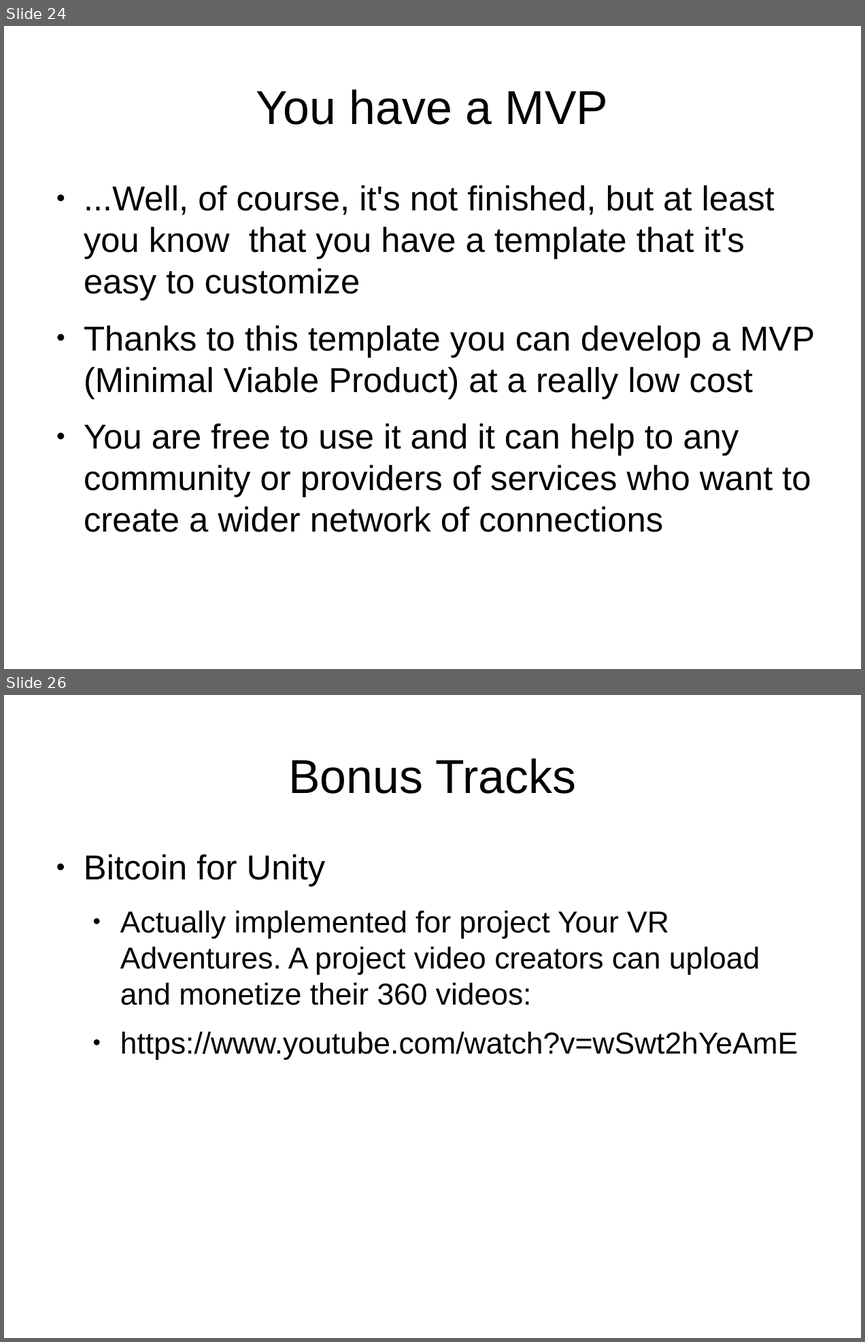
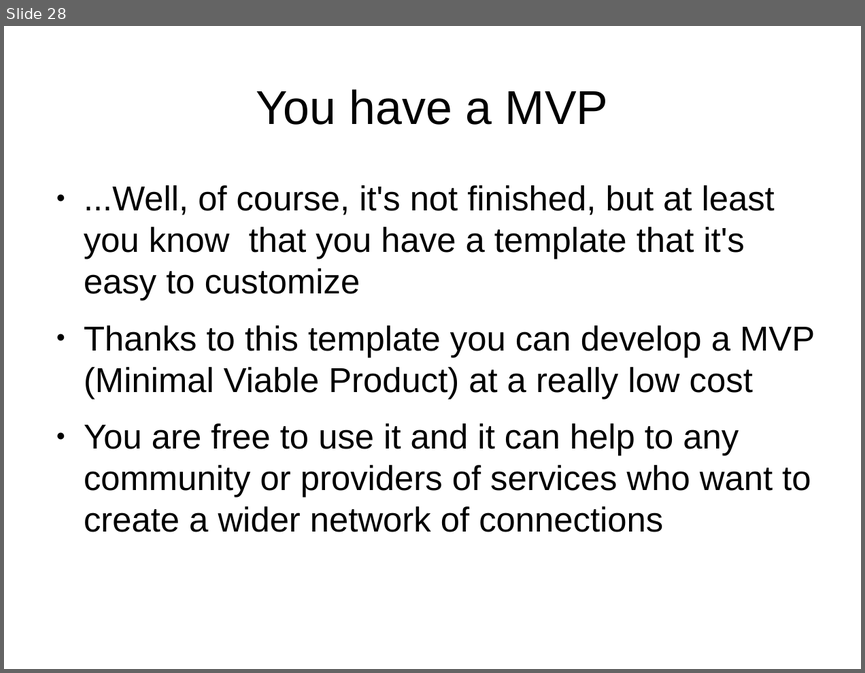
Before and after one commit to EstebanGameDevelopment/YourSharingEconomyApp, a slide deck: TUTORIAL.odp. Shown one above the other, each under a label of ours: slides 24 and 26 before the commit, slide 28 after it; the slides between them are not shown. The pictures are 865x1342 and 865x673 pixels, drawn with LibreOffice and Linux fonts; fonts in the diff are those of the drawing. Boxes give left, top, right and bottom in pixels: in the first picture for what was removed or moved away, otherwise in the second. Text is boxed around its words. In the diff, an @@ line names an element or a change of style, - is before the commit and + after.

```diff
--- a/TUTORIAL.odp
+++ b/TUTORIAL.odp
@@ slide 26 removed at (x1=4, y1=695, x2=861, y2=1338), background #FFFFFF @@
@@ title removed at (x1=288, y1=758, x2=576, y2=794) @@
-Bonus Tracks
@@ text removed at (x1=84, y1=854, x2=798, y2=1059) @@
-● Bitcoin for Unity
-  ● Actually implemented for project Your VR Adventures. A project video creators can upload and monetize their 360 videos:
-  ● https://www.youtube.com/watch?v=wSwt2hYeAmE
@@ what was slide 24 is now slide 28 @@
```
Also in this commit, not shown: 7 slides changed, 4 slides added, 1 other slide removed, 3 other files.
